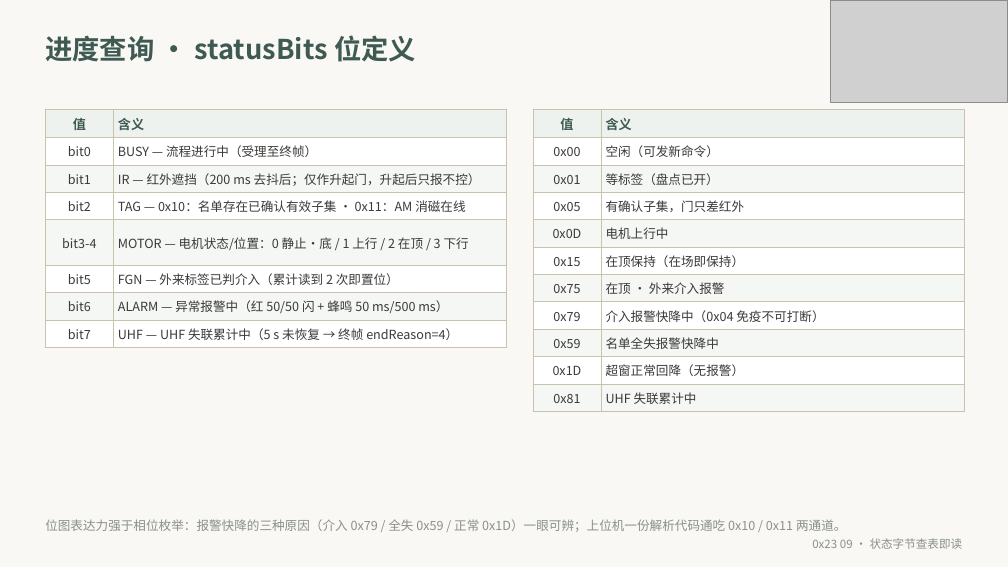
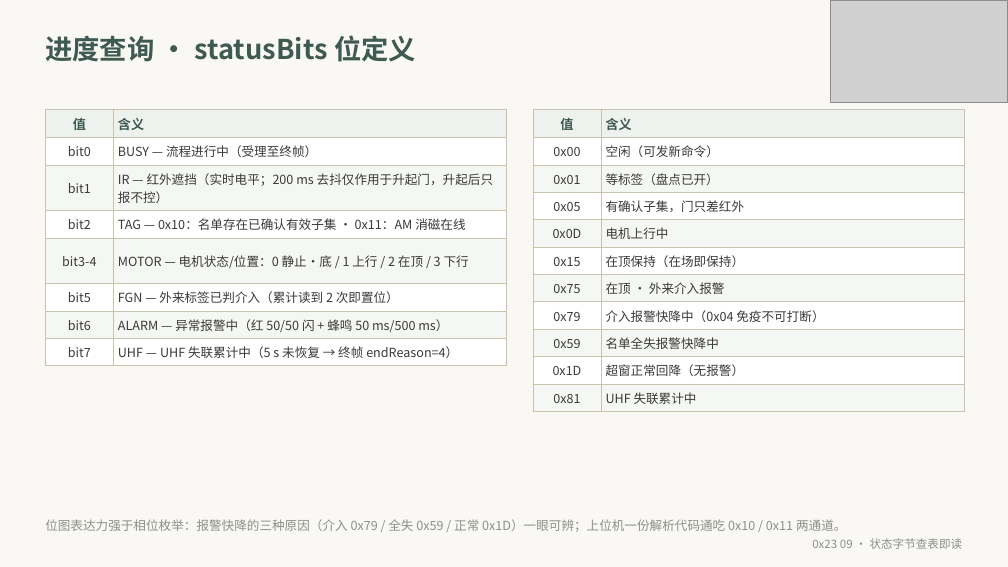
Before and after one commit to xrswnw/ZLR5401, a slide deck: slide 26 of Protocol/App_Protocol_V1.4.pptx. Drawn at 1008x567 pixels with LibreOffice and Linux fonts; fonts in the diff are those of the drawing; grey boxes stand for pictures. Boxes give left, top, right and bottom in pixels: in the first picture for what was removed or moved away, otherwise in the second. Text is boxed around its words. In the diff, an @@ line names an element or a change of style, - is before the commit and + after.

```diff
--- a/Protocol/App_Protocol_V1.4.pptx
+++ b/Protocol/App_Protocol_V1.4.pptx
@@ table at (45, 110, 507, 362) @@
-row 3, column 2: IR — 红外遮挡（200 ms 去抖后；仅作升起门，升起后只报不控）
+row 3, column 2: IR — 红外遮挡（实时电平；200 ms 去抖仅作用于升起门，升起后只报不控）
```
Also in this commit, not shown: 9 other slides changed, 3 other files.
